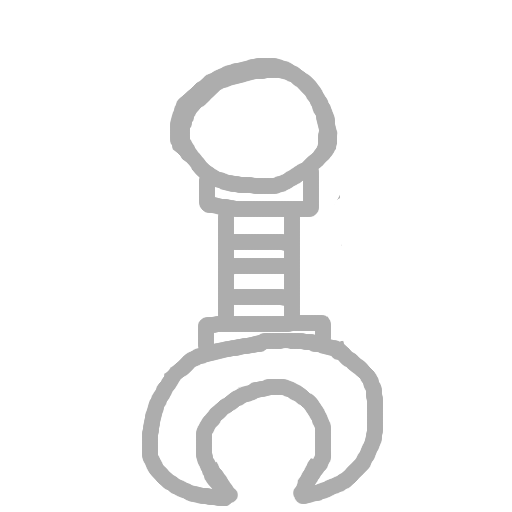
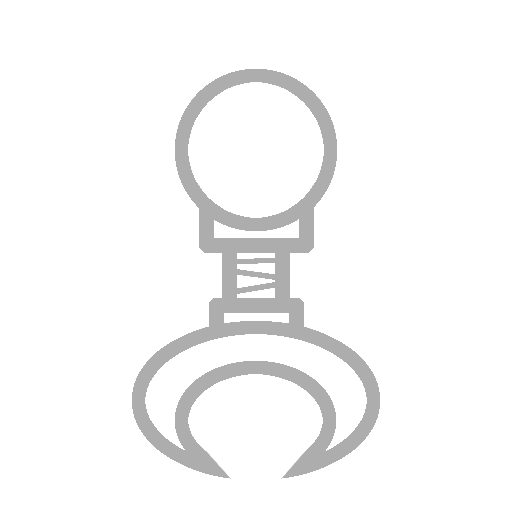
Layers edited between the first and the second 512px x 512px image:
added layer "Layer #2" above "Layer" over box(132, 69, 380, 479)
hid "Layer" over box(142, 58, 383, 506)
hid "Layer #1" over box(153, 73, 371, 496)
